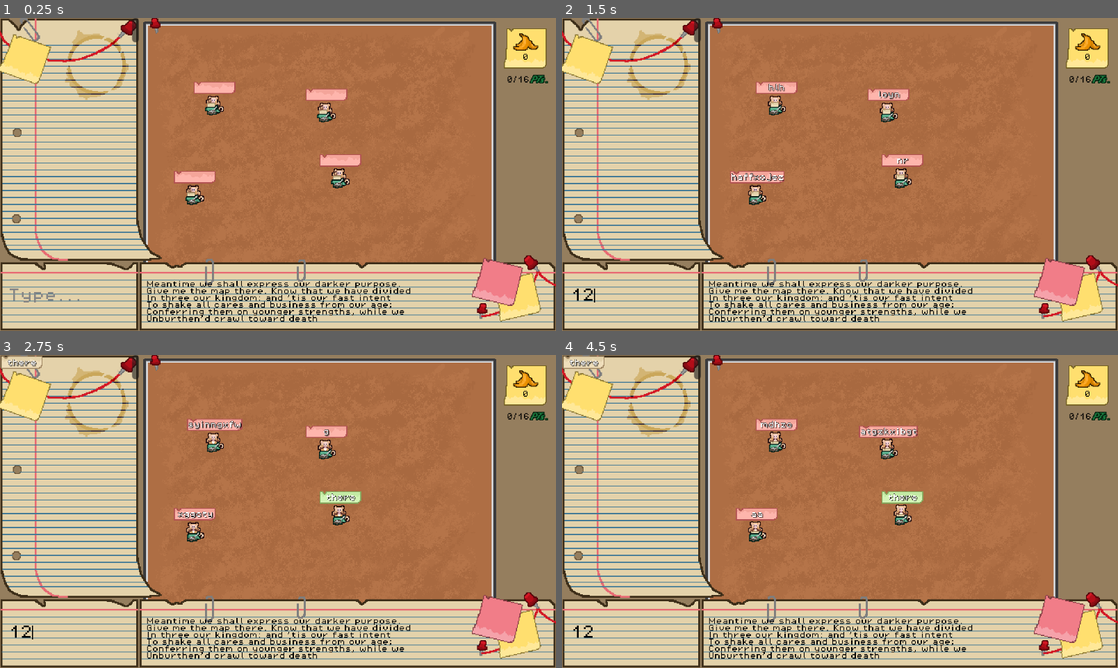
Above: before the commit, frames 1-4 (two rows, left to right).
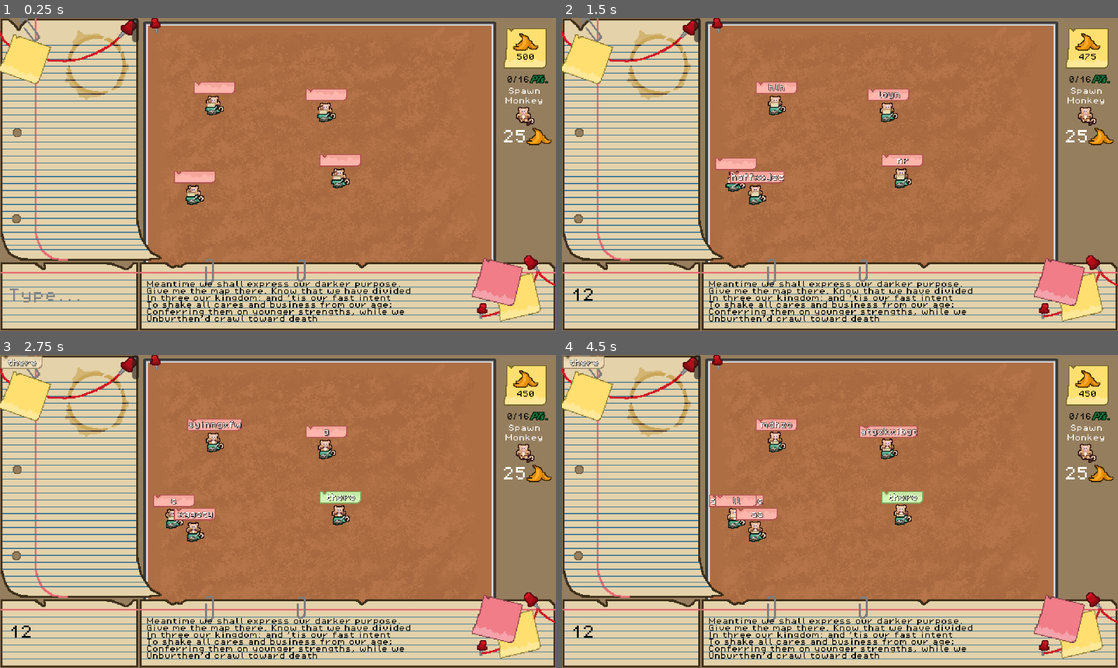
Above: after the commit, the same moments.

Repository: levienk/GMTK-Game-Jam-2024
Game: Godot game, scene res://game.tscn
Two runs of this game, one before a commit and one after it. Both use one fixed random seed, a clock stepped at 60 frames per second and the inputs below.
Inputs (mouse positions are in pixels of both pictures, inside the frame that each line leads up to):
- Up to frame 1 (0.25 s): no input
- Up to frame 2 (1.5 s): click (634, 296) at 0.52 s; type "12" at 0.6 s; click (1084, 115) at 1.25 s, where only the run after the commit has a clickable "25"
- Up to frame 3 (2.75 s): click (522, 452) at 2 s, where only the run after the commit has a clickable "25"
- Up to frame 4 (4.5 s): click (578, 361) at 2.75 s; click (578, 361) at 3.5 s; click (578, 361) at 4.25 s

The runs differ from the first frame. In frame 1, 0.5% of the frame differs, in the area x 90-100%, y 11-41%; in frame 2, 0.9%; in frame 3, 0.9%; in frame 4, 1.0%, in the area x 26-100%, y 11-56%.

Commit message:
Create monkey spawner

Diff:
--- a/game.gd
+++ b/game.gd
@@ -2,9 +2,6 @@
 # Dimensions: Lucas art 112*112 480 * 360
 # Called when the node enters the scene tree for the first time.
 func _ready() -> void:
-	# These are tests that can be deleted later
-	#print(WordDictionary.contains("health"))
-	#print(WordDictionary.contains("healtt"))
 	pass
 
 
--- a/game.tscn
+++ b/game.tscn
@@ -1,9 +1,11 @@
-[gd_scene load_steps=9 format=3 uid="uid://cv7hyn3xhhpxa"]
+[gd_scene load_steps=11 format=3 uid="uid://cv7hyn3xhhpxa"]
 
 [ext_resource type="Script" path="res://game.gd" id="1_56afu"]
 [ext_resource type="Texture2D" uid="uid://brhyun46vmtue" path="res://assets/art/background/Background.png" id="2_l3re6"]
+[ext_resource type="Script" path="res://monkey/monkey_spawner.gd" id="3_etdxv"]
 [ext_resource type="PackedScene" uid="uid://q8qbn8fg2j3l" path="res://interface/bananas.tscn" id="4_7lhl4"]
 [ext_resource type="PackedScene" uid="uid://d1x2db3vo83ac" path="res://monkey/monkey.tscn" id="4_21wsr"]
+[ext_resource type="PackedScene" uid="uid://crtew8dttcvtd" path="res://interface/shop_buttons/monkey_button.tscn" id="4_nytqr"]
 [ext_resource type="PackedScene" uid="uid://c1ociivssjn43" path="res://interface/line_edit.tscn" id="5_1mtwb"]
 [ext_resource type="PackedScene" uid="uid://dkgg620vc5iym" path="res://interface/points.tscn" id="5_n2ph4"]
 [ext_resource type="PackedScene" uid="uid://cuhl7weq4iso3" path="res://interface/quote_box.tscn" id="7_12ej7"]
@@ -15,21 +17,30 @@
 [node name="Background" type="TextureRect" parent="."]
 texture = ExtResource("2_l3re6")
 
-[node name="Monkeys" type="Node" parent="."]
+[node name="MonkeySpawner" type="Node" parent="."]
+script = ExtResource("3_etdxv")
 
-[node name="Monkey" parent="Monkeys" instance=ExtResource("4_21wsr")]
+[node name="Monkey" parent="MonkeySpawner" instance=ExtResource("4_21wsr")]
 position = Vector2(392, 196)
 
-[node name="Monkey2" parent="Monkeys" instance=ExtResource("4_21wsr")]
+[node name="Monkey2" parent="MonkeySpawner" instance=ExtResource("4_21wsr")]
 position = Vector2(224, 215)
 
-[node name="Monkey3" parent="Monkeys" instance=ExtResource("4_21wsr")]
+[node name="Monkey3" parent="MonkeySpawner" instance=ExtResource("4_21wsr")]
 position = Vector2(376, 120)
 
-[node name="Monkey4" parent="Monkeys" instance=ExtResource("4_21wsr")]
+[node name="Monkey4" parent="MonkeySpawner" instance=ExtResource("4_21wsr")]
 position = Vector2(247, 112)
 
 [node name="Interface" type="Node" parent="."]
+
+[node name="Shop" type="Node" parent="Interface"]
+
+[node name="MonkeyButton" parent="Interface/Shop" instance=ExtResource("4_nytqr")]
+offset_left = 594.0
+offset_top = 102.0
+offset_right = 615.0
+offset_bottom = 124.0
 
 [node name="Bananas" parent="Interface" instance=ExtResource("4_7lhl4")]
 position = Vector2(589, 44)
--- /dev/null
+++ b/interface/shop_buttons/monkey_button.tscn
@@ -0,0 +1,52 @@
+[gd_scene load_steps=4 format=3 uid="uid://crtew8dttcvtd"]
+
+[ext_resource type="Texture2D" uid="uid://c8dev0e06jdyv" path="res://assets/art/sprites/Monkey1_idle_1-export.png" id="1_fb3e1"]
+[ext_resource type="Script" path="res://monkey_button.gd" id="2_x23fy"]
+[ext_resource type="Texture2D" uid="uid://c5ph2x5p8c0up" path="res://assets/art/sprites/Banana.png" id="3_057l3"]
+
+[node name="MonkeyButton" type="TextureButton"]
+offset_left = -9.0
+offset_top = -22.0
+offset_right = 12.0
+texture_normal = ExtResource("1_fb3e1")
+script = ExtResource("2_x23fy")
+
+[node name="TextureRect" type="TextureRect" parent="."]
+layout_mode = 0
+offset_left = 2.0
+offset_top = 12.0
+offset_right = 50.0
+offset_bottom = 60.0
+texture = ExtResource("3_057l3")
+
+[node name="Price" type="Label" parent="."]
+layout_mode = 1
+anchors_preset = 1
+anchor_left = 1.0
+anchor_right = 1.0
+offset_left = -39.0
+offset_top = 27.0
+offset_right = -9.0
+offset_bottom = 43.0
+grow_horizontal = 0
+text = "25"
+horizontal_alignment = 2
+
+[node name="Description" type="Label" parent="."]
+layout_mode = 1
+anchors_preset = 8
+anchor_left = 0.5
+anchor_top = 0.5
+anchor_right = 0.5
+anchor_bottom = 0.5
+offset_left = -36.5
+offset_top = -41.0
+offset_right = 34.5
+offset_bottom = -6.0
+grow_horizontal = 2
+grow_vertical = 2
+theme_override_font_sizes/font_size = 8
+text = "Spawn Monkey"
+horizontal_alignment = 1
+vertical_alignment = 1
+autowrap_mode = 3
--- /dev/null
+++ b/monkey/monkey_spawner.gd
@@ -0,0 +1,13 @@
+extends Node
+
+func _ready() -> void:
+	SignalBus.spawn_monkey.connect(_on_spawn_monkey)
+	#TODO DELETE THIS
+	Bananas.bananas = 500
+
+func _on_spawn_monkey():
+	var monkeyscene = load("res://monkey/monkey.tscn")
+	var monkey = monkeyscene.instantiate()
+	monkey.position.x = 200
+	monkey.position.y = 200
+	add_child(monkey)
--- /dev/null
+++ b/monkey_button.gd
@@ -0,0 +1,13 @@
+extends TextureButton
+
+@onready var price_label: Label = $Price
+@export var price = 25
+
+# Called when the node enters the scene tree for the first time.
+func _ready() -> void:
+	price_label.text = str(price)
+
+func _pressed() -> void:
+	print("hello!")
+	if Bananas.subtract_score(price):
+		SignalBus.spawn_monkey.emit()
--- a/signal_bus.gd
+++ b/signal_bus.gd
@@ -5,3 +5,5 @@
 signal word_found(word: String)
 
 signal new_quote_words(words: Array)
+
+signal spawn_monkey()
Not shown, added: assets/art/background/Titleicon.png.import
Binary file added: assets/art/sprites/Monkey1_idle_1-export.png
Not shown, added: assets/art/sprites/Monkey1_idle_1-export.png.import
